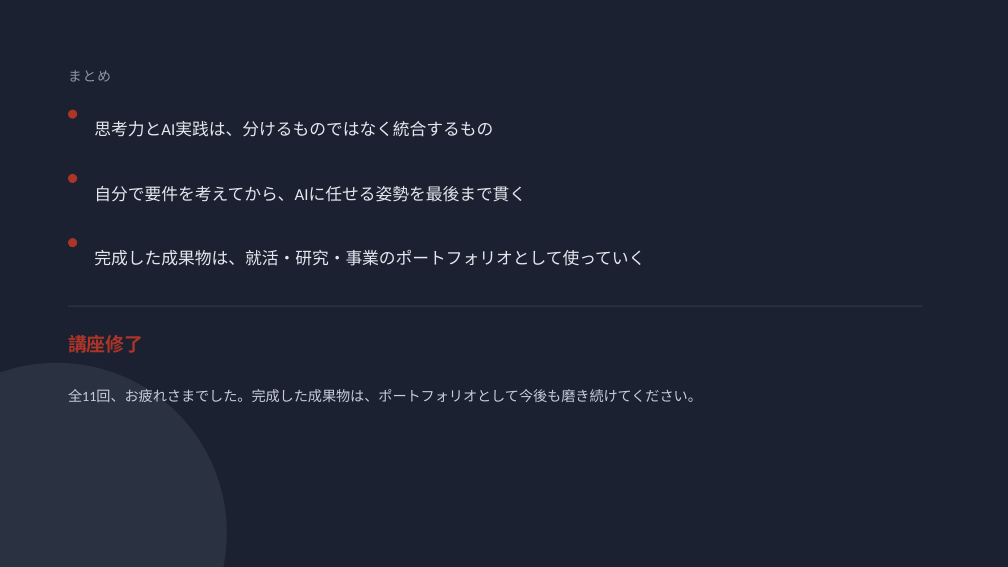
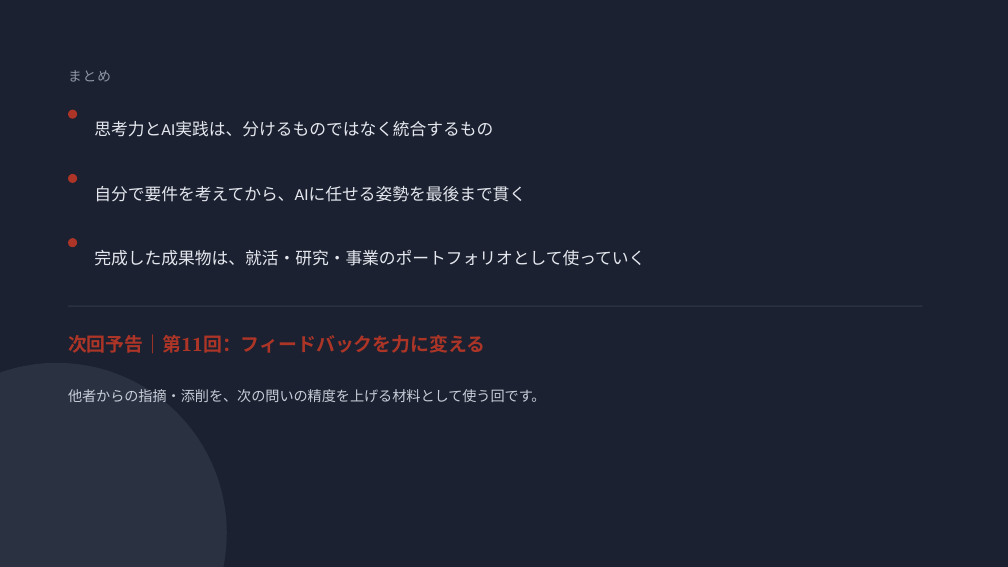
Before and after one commit to Todo2023/my-ai-agent, a slide deck: slide 6 of docs/slides/lesson-10.pptx. Drawn at 1008x567 pixels with LibreOffice and Linux fonts; fonts in the diff are those of the drawing. Boxes give left, top, right and bottom in pixels: in the first picture for what was removed or moved away, otherwise in the second. Text is boxed around its words. In the diff, an @@ line names an element or a change of style, - is before the commit and + after.

```diff
--- a/docs/slides/lesson-10.pptx
+++ b/docs/slides/lesson-10.pptx
@@ text at <box>68,334,486,353</box>: text changed @@
-講座修了
+次回予告｜第11回：フィードバックを力に変える
@@ text at <box>68,389,546,402</box>: text changed @@
-全11回、お疲れさまでした。完成した成果物は、ポートフォリオとして今後も磨き続けてください。
+他者からの指摘・添削を、次の問いの精度を上げる材料として使う回です。
```
Also in this commit, not shown: 5 other slides changed, 1 other file.
